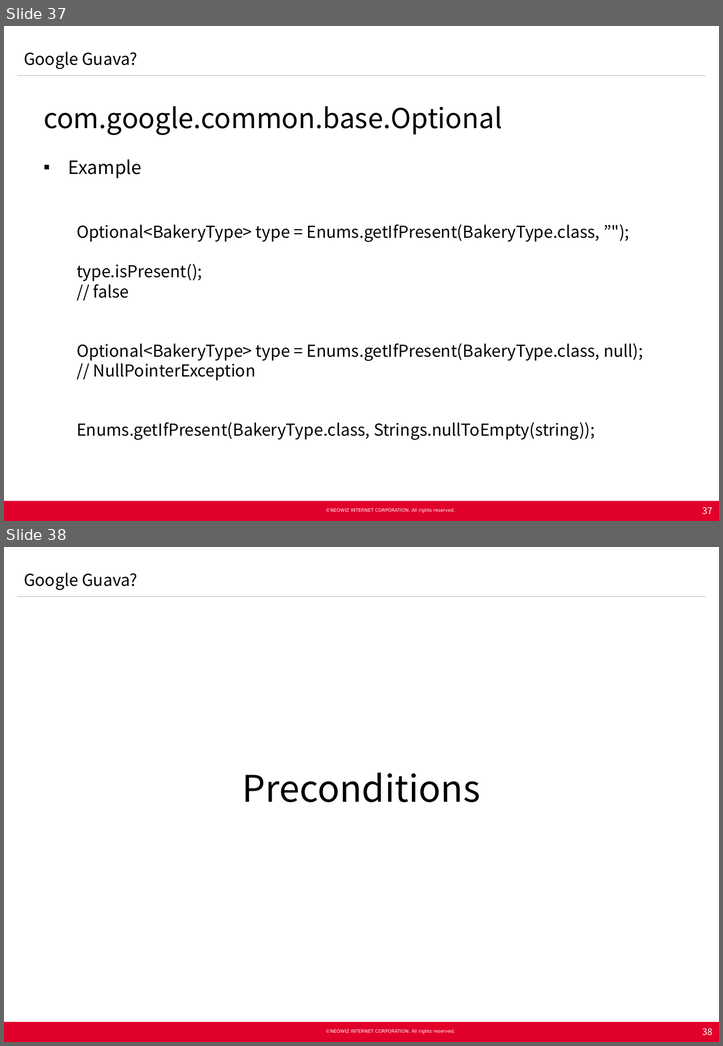
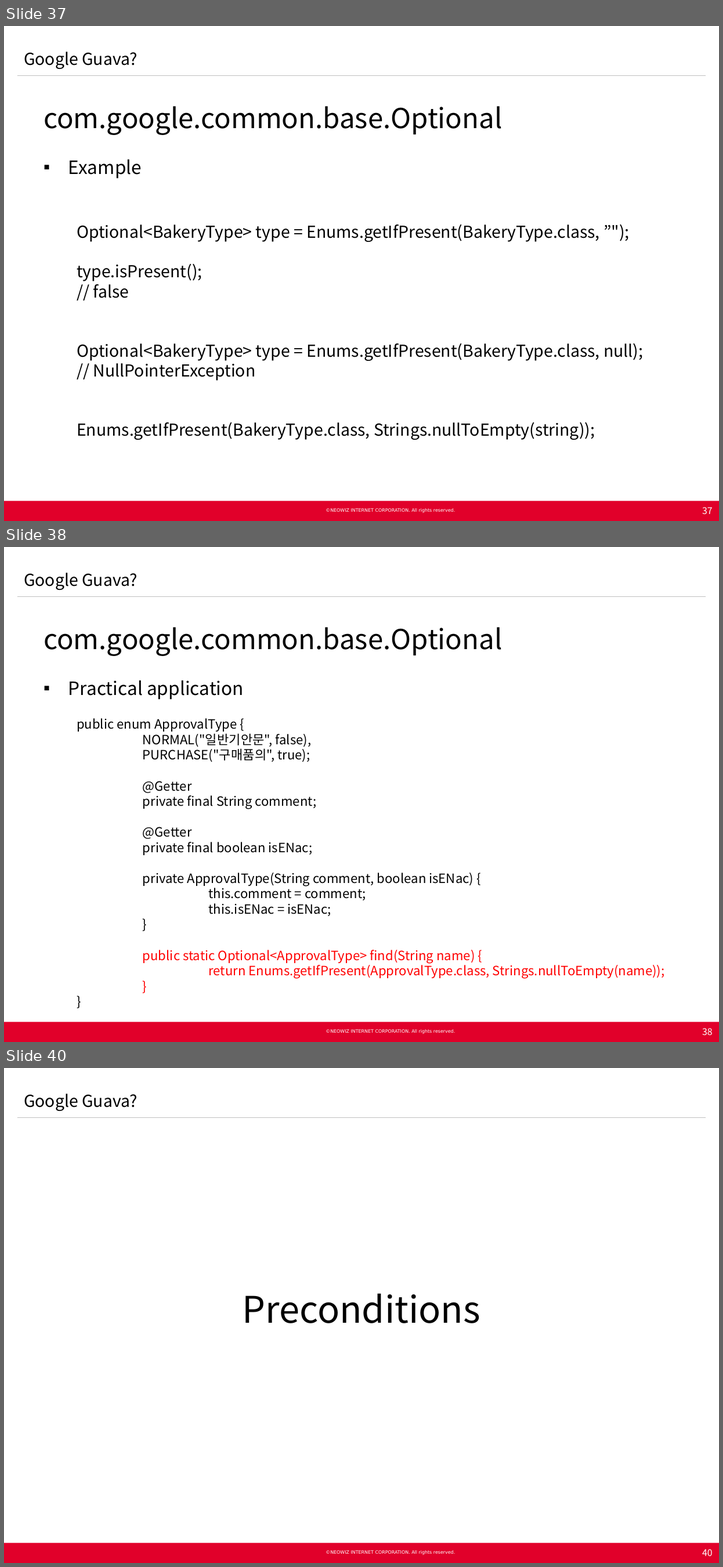
Before and after one commit to Neowizen/JavaStudy, a slide deck: Document/[2015.02.11] Java Study 1차 - Google Guava.pptx. Shown one above the other, each under a label of ours: slides 37 and 38 before the commit, slides 37, 38 and 40 after it; the slides between them are not shown. The pictures are 723x1046 and 723x1567 pixels, drawn with LibreOffice and Linux fonts; fonts in the diff are those of the drawing; background and template pictures are left out. Boxes give left, top, right and bottom in pixels: in the first picture for what was removed or moved away, otherwise in the second. Text is boxed around its words. In the diff, an @@ line names an element or a change of style, - is before the commit and + after.

Commit message:
자바 스터디 자료 - Guava 내용 추가

```diff
--- a/Document/[2015.02.11] Java Study 1차 - Google Guava.pptx
+++ b/Document/[2015.02.11] Java Study 1차 - Google Guava.pptx
@@ slide 38 added at [4,547,719,1042], background #FFFFFF; not listed: 5 template elements that a slide beside it also shows @@
@@ text added at [24,573,137,590], 18 pt, text #000000 @@
+Google Guava?
@@ text added at [43,627,665,979], 14 pt, text #000000 @@
+  com.google.common.base.Optional
+  ▪ Practical application
+public enum ApprovalType {
+NORMAL("일반기안문", false),
+PURCHASE("구매품의", true);
+    @Getter
+    private final String comment;
+    @Getter
+    private final boolean isENac;
+    private ApprovalType(String comment, boolean isENac) {
+    this.comment = comment;
+    this.isENac = isENac;
+    }
+    public static Optional<ApprovalType> find(String name) {
+    return Enums.getIfPresent(ApprovalType.class, Strings.nullToEmpty(name));
+    }
+    }
@@ page number added at [702,1028,712,1035], 10 pt, text #FFFFFF @@
+38
@@ what was slide 38 is now slide 40 @@
@@ page number at [702,1549,712,1556]: text changed @@
-38
+40
```
Also in this commit, not shown: 3 slides changed, 5 other slides added, 2 slides removed, 2 other files.
